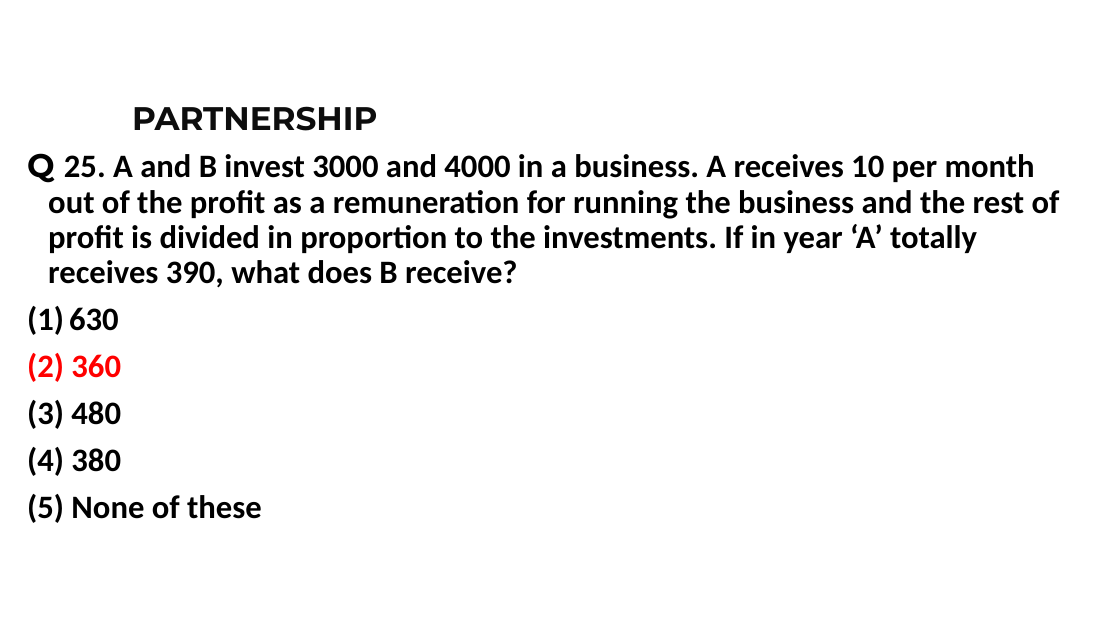
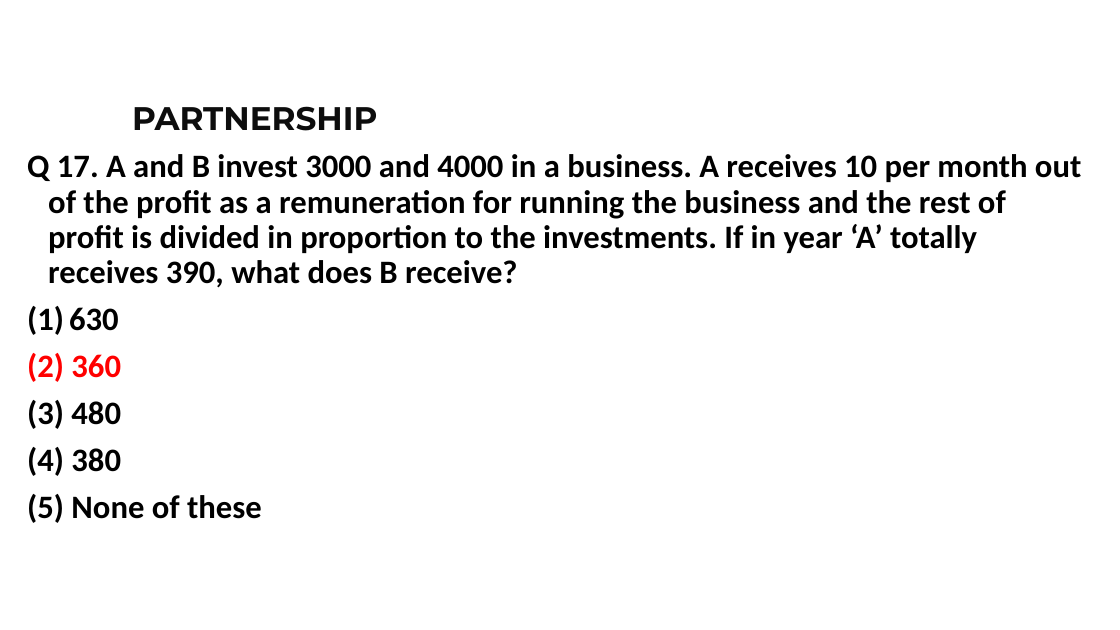
Before and after one commit to Harshita251005/BE-CSE-3RD-YEAR, a slide deck: slide 38 of NALR/11. Partnership.pptx (slide 54 before the commit). Drawn at 1120x630 pixels with LibreOffice and Linux fonts; fonts in the diff are those of the drawing; background and template pictures are left out. Boxes give left, top, right and bottom in pixels: in the first picture for what was removed or moved away, otherwise in the second. Text is boxed around its words. In the diff, an @@ line names an element or a change of style, - is before the commit and + after.

```diff
--- a/NALR/11. Partnership.pptx
+++ b/NALR/11. Partnership.pptx
@@ text at (27,154,1081,288): text changed @@
-Q 25. A and B invest 3000 and 4000 in a business. A receives 10 per month out of the profit as a remuneration for running the business and the rest of profit is divided in proportion to the investments. If in year ‘A’ totally receives 390, what does B receive?
+Q 17. A and B invest 3000 and 4000 in a business. A receives 10 per month out of the profit as a remuneration for running the business and the rest of profit is divided in proportion to the investments. If in year ‘A’ totally receives 390, what does B receive?
```
Also in this commit, not shown: 38 other slides changed, 1 slide added, 16 slides removed, 24 other files.
